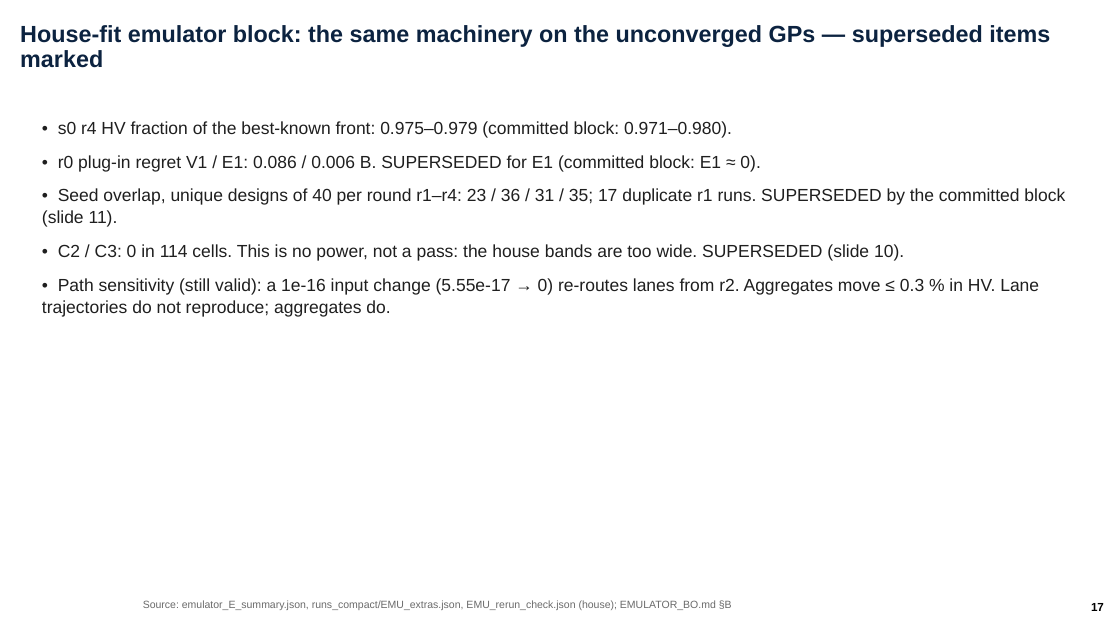
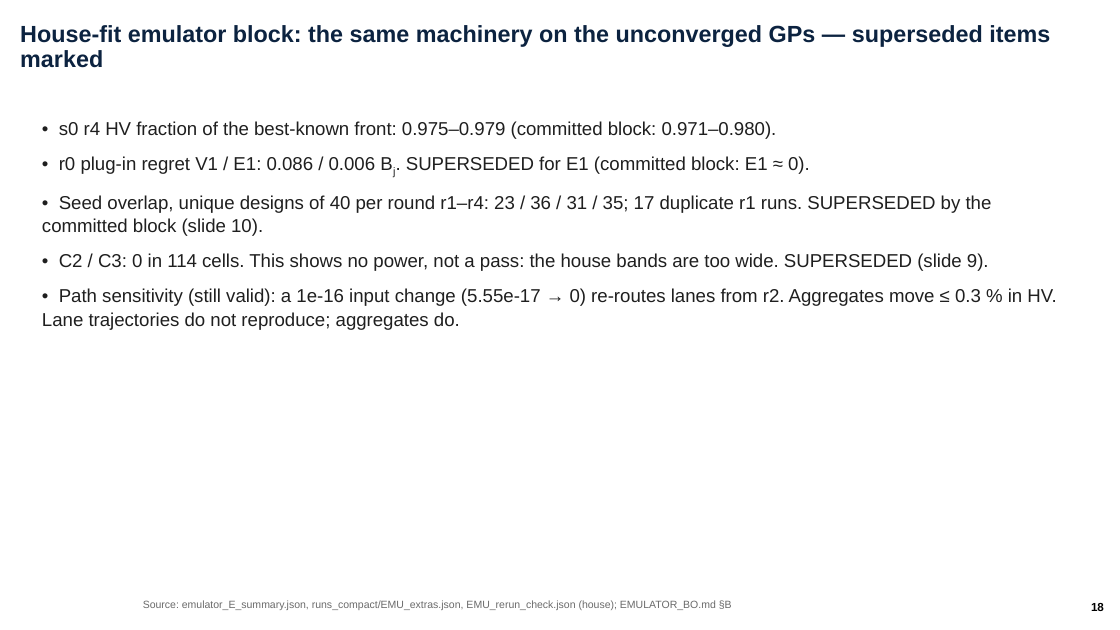
Before and after one commit to ylu283/RTS-GMLC, a slide deck: slide 18 of trial_0826/ercot/analysis/pi_overnight_1124/ercot_overnight.pptx (slide 17 before the commit). Drawn at 1120x630 pixels with LibreOffice and Linux fonts; fonts in the diff are those of the drawing; background and template pictures are left out. Boxes give left, top, right and bottom in pixels: in the first picture for what was removed or moved away, otherwise in the second. Text is boxed around its words. In the diff, an @@ line names an element or a change of style, - is before the commit and + after.

```diff
--- a/trial_0826/ercot/analysis/pi_overnight_1124/ercot_overnight.pptx
+++ b/trial_0826/ercot/analysis/pi_overnight_1124/ercot_overnight.pptx
@@ text at bbox=[42, 121, 1056, 330]: size 15 to 16 pt in "• s0 r4 HV fraction of the ...", "• Path sensitivity (still valid): a 1e-16 ..." @@
@@ text at bbox=[42, 156, 992, 271]: text changed; size 15 to 16 pt @@
-• r0 plug-in regret V1 / E1: 0.086 / 0.006 B. SUPERSEDED for E1 (committed block: E1 ≈ 0).
-• Seed overlap, unique designs of 40 per round r1–r4: 23 / 36 / 31 / 35; 17 duplicate r1 runs. SUPERSEDED by the committed block (slide 11).
-• C2 / C3: 0 in 114 cells. This is no power, not a pass: the house bands are too wide. SUPERSEDED (slide 10).
+• r0 plug-in regret V1 / E1: 0.086 / 0.006 Bj. SUPERSEDED for E1 (committed block: E1 ≈ 0).
+• Seed overlap, unique designs of 40 per round r1–r4: 23 / 36 / 31 / 35; 17 duplicate r1 runs. SUPERSEDED by the committed block (slide 10).
+• C2 / C3: 0 in 114 cells. This shows no power, not a pass: the house bands are too wide. SUPERSEDED (slide 9).
@@ page number at bbox=[1091, 603, 1104, 611]: text changed @@
-17
+18
```
Also in this commit, not shown: 22 other slides changed, 1 slide added, 15 other files.
